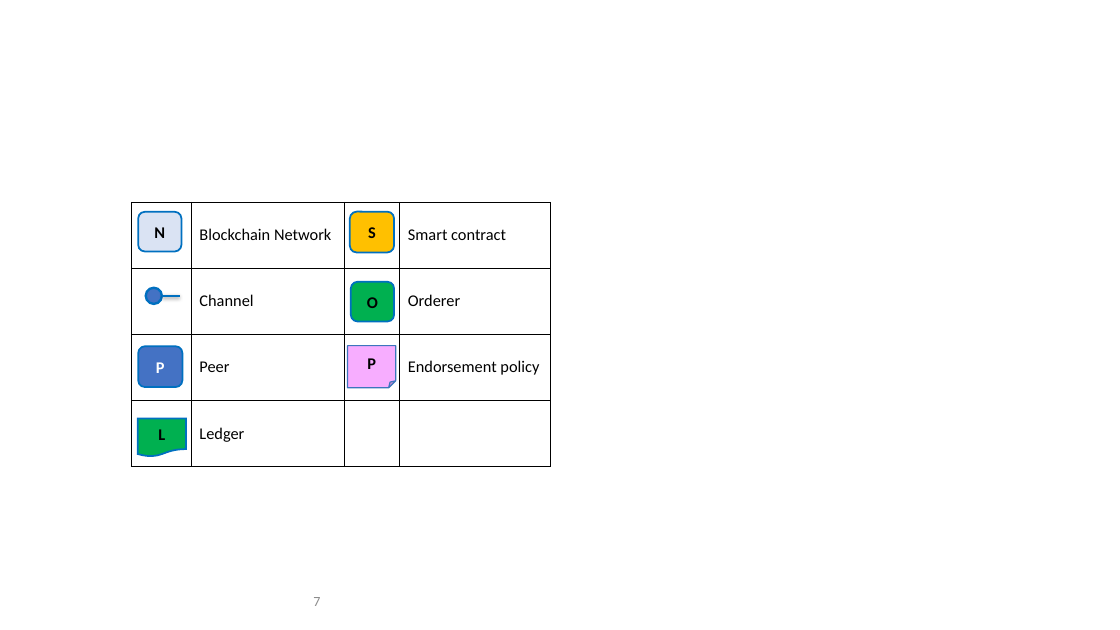
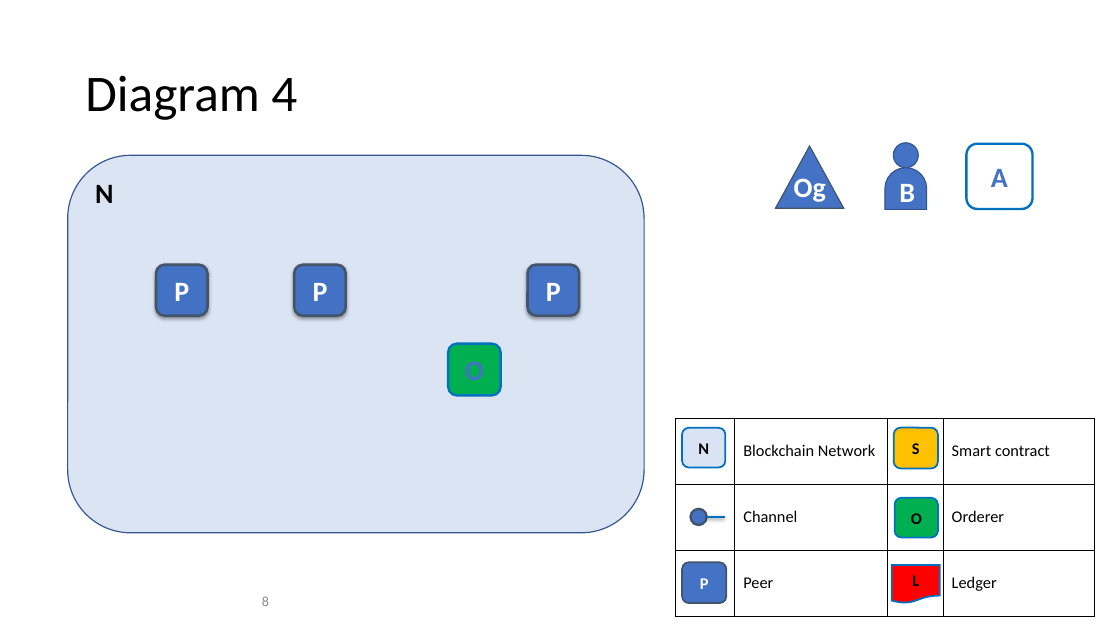
Before and after one commit to FabricTOC/FabricTOC, a slide deck: slide 8 of docs/OtherSourceMaterial/Diagrams.pptx (slide 7 before the commit). Drawn at 1120x630 pixels with LibreOffice and Linux fonts; fonts in the diff are those of the drawing. Boxes give left, top, right and bottom in pixels: in the first picture for what was removed or moved away, otherwise in the second. Text is boxed around its words. In the diff, an @@ line names an element or a change of style, - is before the commit and + after.

```diff
--- a/docs/OtherSourceMaterial/Diagrams.pptx
+++ b/docs/OtherSourceMaterial/Diagrams.pptx
@@ title added at (x1=85, y1=75, x2=297, y2=120), 44 pt, text #000000 @@
+Diagram 4
@@ triangle added at (x1=776, y1=146, x2=844, y2=208), fill #4472C4, outline #44546A 1 pt @@
@@ ellipse added at (x1=894, y1=143, x2=919, y2=168), fill #4472C4, outline #325491 1 pt @@
@@ rounded rectangle added at (x1=967, y1=144, x2=1033, y2=209), fill #FFFFFF, outline #0070C0 2 pt, 24 pt, text #4372C4, bold @@
+A
@@ rounded rectangle added at (x1=68, y1=155, x2=644, y2=533), fill #DBE4F3, outline #325491 1 pt @@
@@ text added at (x1=794, y1=174, x2=826, y2=202), 24 pt, text #FFFFFF, bold @@
+Og
@@ round same rect added at (x1=886, y1=168, x2=928, y2=210), fill #4472C4, outline #325491 1 pt, 24 pt, text #FFFFFF, bold @@
+B
@@ text added at (x1=95, y1=185, x2=113, y2=203), 24 pt, text #000000, bold @@
+N
@@ rounded rectangle "P" resized from (x1=139, y1=346, x2=183, y2=387) to (x1=156, y1=265, x2=208, y2=316) @@
@@ rounded rectangle "P" at (x1=156, y1=265, x2=208, y2=316): size 14 to 24 pt; fill #4472C4 to #4372C4; outline #0070C0 1.5 pt to #44546A 2.25 pt; shadow on @@
@@ rounded rectangle "P" resized from (x1=348, y1=345, x2=396, y2=387) to (x1=294, y1=265, x2=345, y2=316) @@
@@ rounded rectangle "P" at (x1=294, y1=265, x2=345, y2=316): size 14 to 24 pt, text colour #000000 to #FFFFFF; folded corner to rounded rectangle; fill #F7ADFF to #4372C4; outline #3C75BD 1 pt to #44546A 2.25 pt; shadow on @@
@@ rounded rectangle added at (x1=528, y1=265, x2=579, y2=316), fill #4472C4, outline #44546A 2.25 pt, 24 pt, text #FFFFFF, bold @@
+P
@@ ellipse removed at (x1=145, y1=288, x2=161, y2=304) @@
@@ rounded rectangle "O" resized from (x1=351, y1=281, x2=394, y2=321) to (x1=449, y1=344, x2=501, y2=396) @@
@@ rounded rectangle "O" at (x1=449, y1=344, x2=501, y2=396): size 14 to 24 pt, text colour #000000 to #4372C4; outline #0070C0 1.5 pt to #0070C0 2 pt @@
@@ table at (x1=676, y1=418, x2=1095, y2=617) @@
-row 3:  | Peer |  | Endorsement policy
-row 4:  | Ledger |  | 
+row 3:  | Peer |  | Ledger
@@ table resized from (x1=132, y1=202, x2=551, y2=467) to (x1=676, y1=418, x2=1095, y2=617) @@
@@ rounded rectangle "N" moved from (x1=139, y1=212, x2=181, y2=251) to (x1=682, y1=428, x2=725, y2=467) @@
@@ rounded rectangle "S" moved from (x1=350, y1=212, x2=395, y2=253) to (x1=894, y1=428, x2=939, y2=469) @@
@@ ellipse added at (x1=691, y1=509, x2=707, y2=525), fill #4372C4, outline #44546A 2 pt @@
@@ rounded rectangle added at (x1=895, y1=498, x2=938, y2=538), fill #00B050, outline #0070C0 1.5 pt, 14 pt, text #000000, bold @@
+O
@@ line moved from (162, 296) - (180, 296) to (707, 517) - (725, 517) @@
@@ rounded rectangle added at (x1=682, y1=562, x2=727, y2=603), fill #4472C4, outline #44546A 1.5 pt, 14 pt, text #FFFFFF, bold @@
+P
@@ flow chart document "L" moved from (x1=138, y1=418, x2=186, y2=456) to (x1=892, y1=565, x2=940, y2=603) @@
@@ flow chart document "L" at (x1=892, y1=565, x2=940, y2=603): fill #00B050 to #FF0000 @@
@@ page number added at (x1=262, y1=596, x2=269, y2=606), 12 pt, text #8C8C8C @@
+8
@@ page number removed at (x1=313, y1=597, x2=320, y2=606) @@
-7
```
Also in this commit, not shown: 1 slide added, 2 other files.
